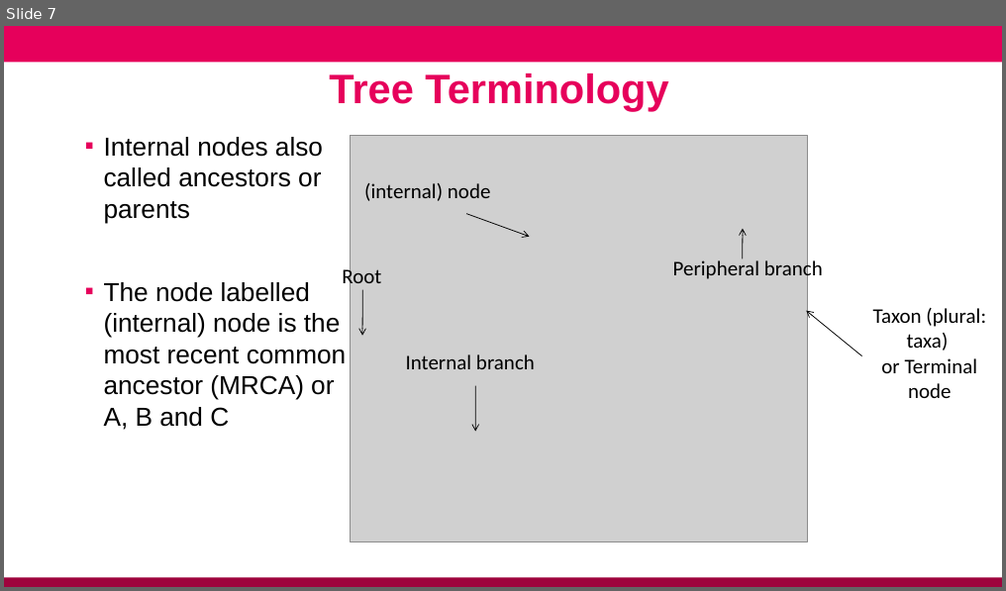
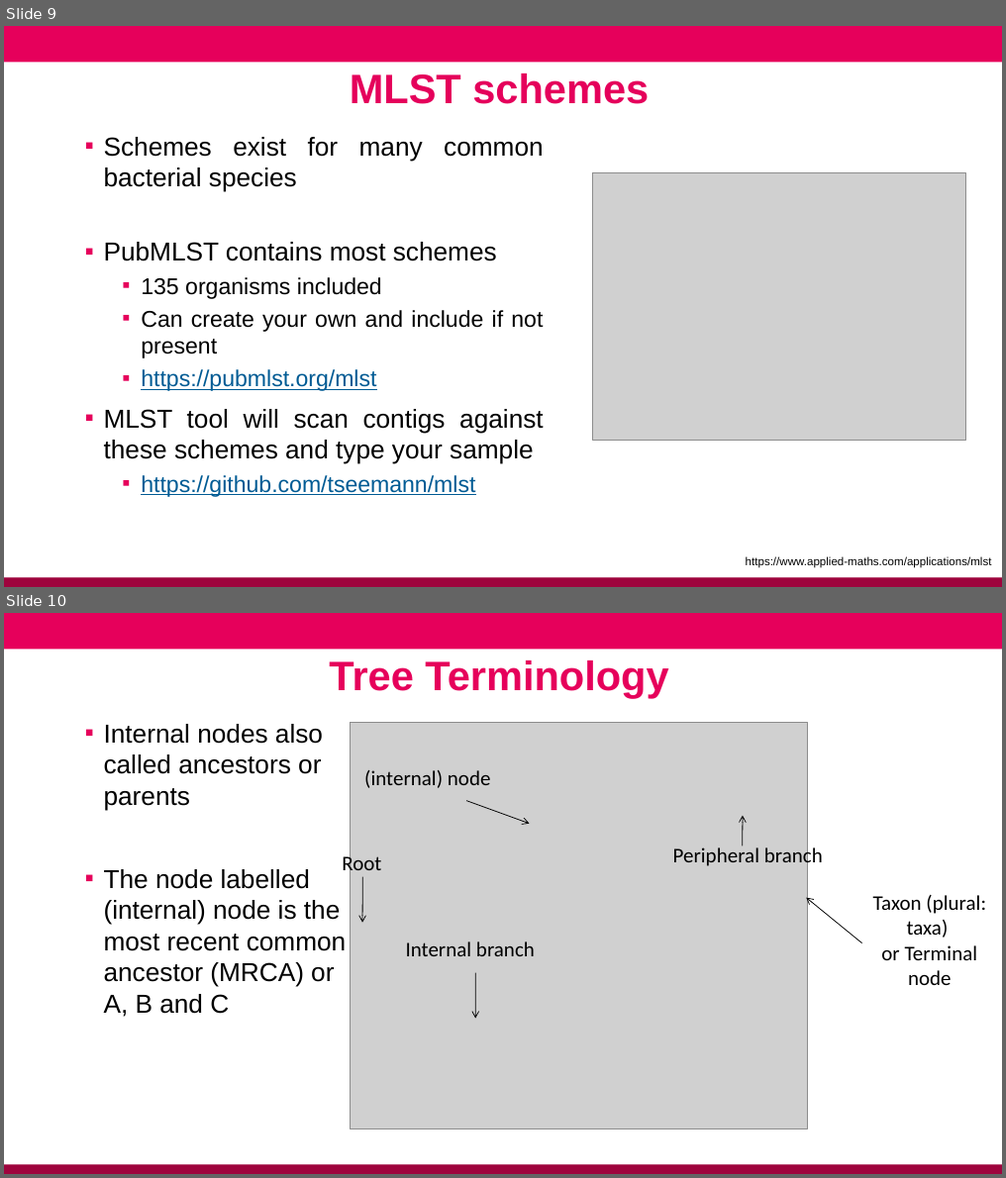
Before and after one commit to conmeehan/conmeehan.github.io, a slide deck: PathogenDataCourse/SlideSets/StrainTypingAndGenEpi.pptx. Shown one above the other, each under a label of ours: slide 7 before the commit, slides 9 and 10 after it. The pictures are 1006x591 and 1006x1178 pixels, drawn with LibreOffice and Linux fonts; fonts in the diff are those of the drawing; grey boxes stand for pictures; background and template pictures are left out. Boxes give left, top, right and bottom in pixels: in the first picture for what was removed or moved away, otherwise in the second. Text is boxed around its words. In the diff, an @@ line names an element or a change of style, - is before the commit and + after.

```diff
--- a/PathogenDataCourse/SlideSets/StrainTypingAndGenEpi.pptx
+++ b/PathogenDataCourse/SlideSets/StrainTypingAndGenEpi.pptx
@@ slide 9 added at (4, 26, 1002, 587), background #FFFFFF; not listed: 2 template elements that a slide beside it also shows @@
@@ text added at (350, 74, 648, 104), 39.6 pt, text #E5005B, bold @@
+MLST schemes
@@ text added at (104, 137, 544, 497), 25 pt, text #000000 @@
+▪ Schemes exist for many common bacterial species
+▪ PubMLST contains most schemes
+  ▪ 135 organisms included
+  ▪ Can create your own and include if not present
+  ▪ https://pubmlst.org/mlst
+▪ MLST tool will scan contigs against these schemes and type your sample
+  ▪ https://github.com/tseemann/mlst
@@ picture added at (593, 174, 966, 441) @@
@@ text added at (746, 557, 992, 569), 11 pt, text #000000 @@
+https://www.applied-maths.com/applications/mlst
@@ what was slide 7 is now slide 10 @@
```
Also in this commit, not shown: 3 slides changed, 2 other slides added, 1 other file.
